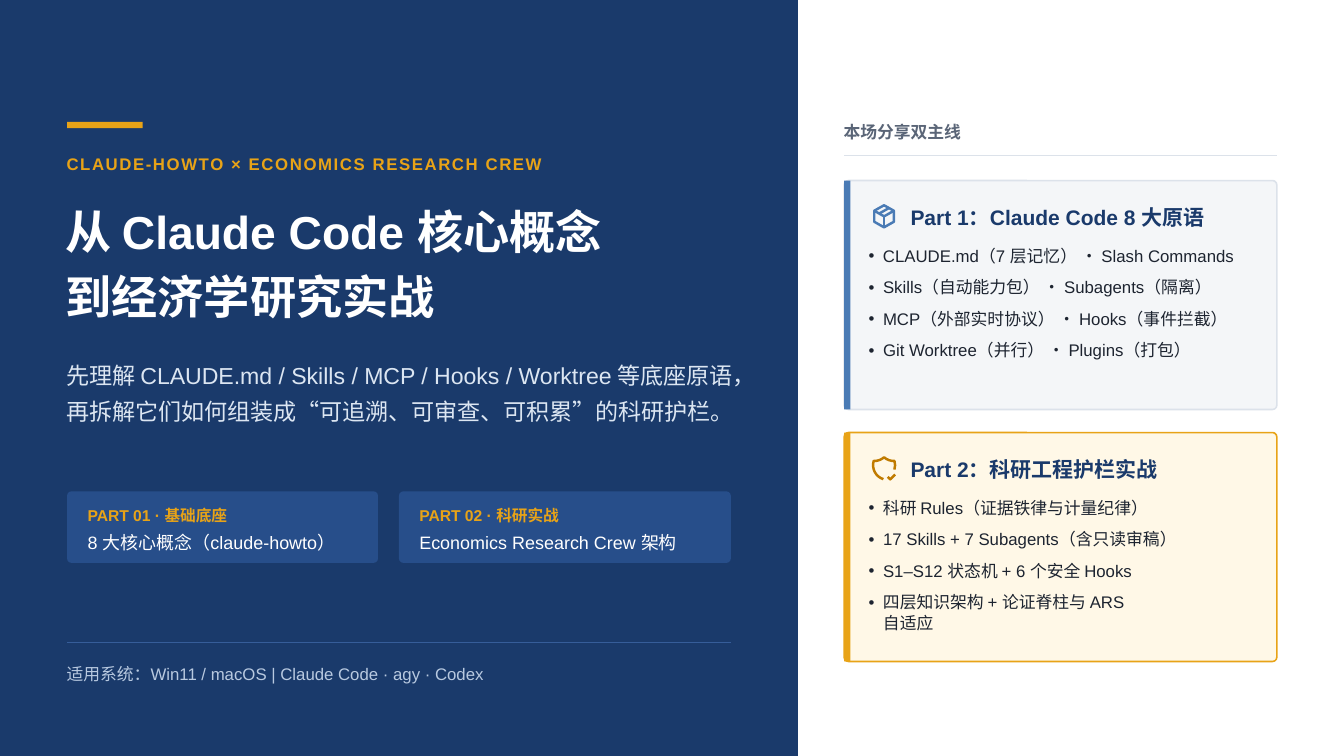
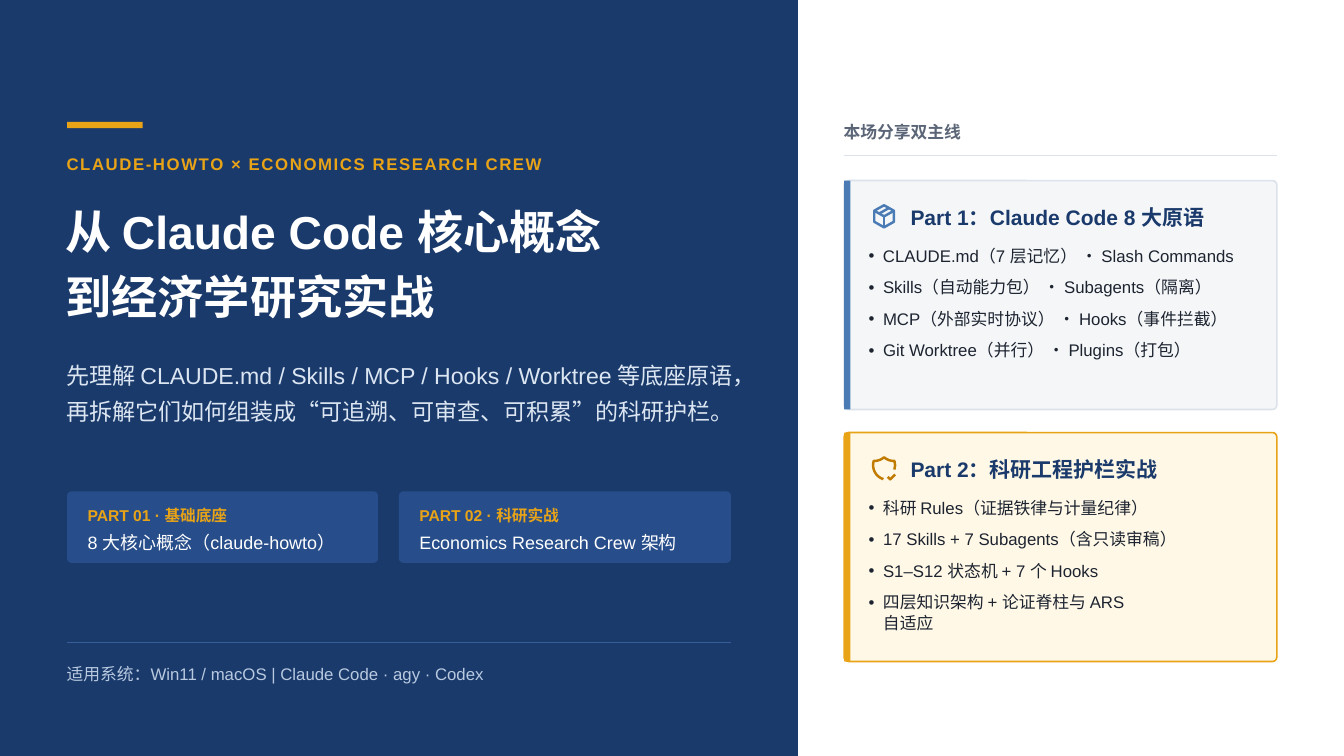
Before and after one commit to shjzzzz/Economics-Research-Crew, a slide deck: slide 1 of Claude_Code_基础与_Economics_Research_Crew_实战.pptx. Drawn at 1344x756 pixels with LibreOffice and Linux fonts; fonts in the diff are those of the drawing. Boxes give left, top, right and bottom in pixels: in the first picture for what was removed or moved away, otherwise in the second. Text is boxed around its words. In the diff, an @@ line names an element or a change of style, - is before the commit and + after.

```diff
--- a/Claude_Code_基础与_Economics_Research_Crew_实战.pptx
+++ b/Claude_Code_基础与_Economics_Research_Crew_实战.pptx
@@ text at (883,563,1099,579): text changed @@
-• S1–S12 状态机 + 6 个安全 Hooks
+• S1–S12 状态机 + 7 个 Hooks
```
Also in this commit, not shown: 19 other slides changed, 11 slides added.
